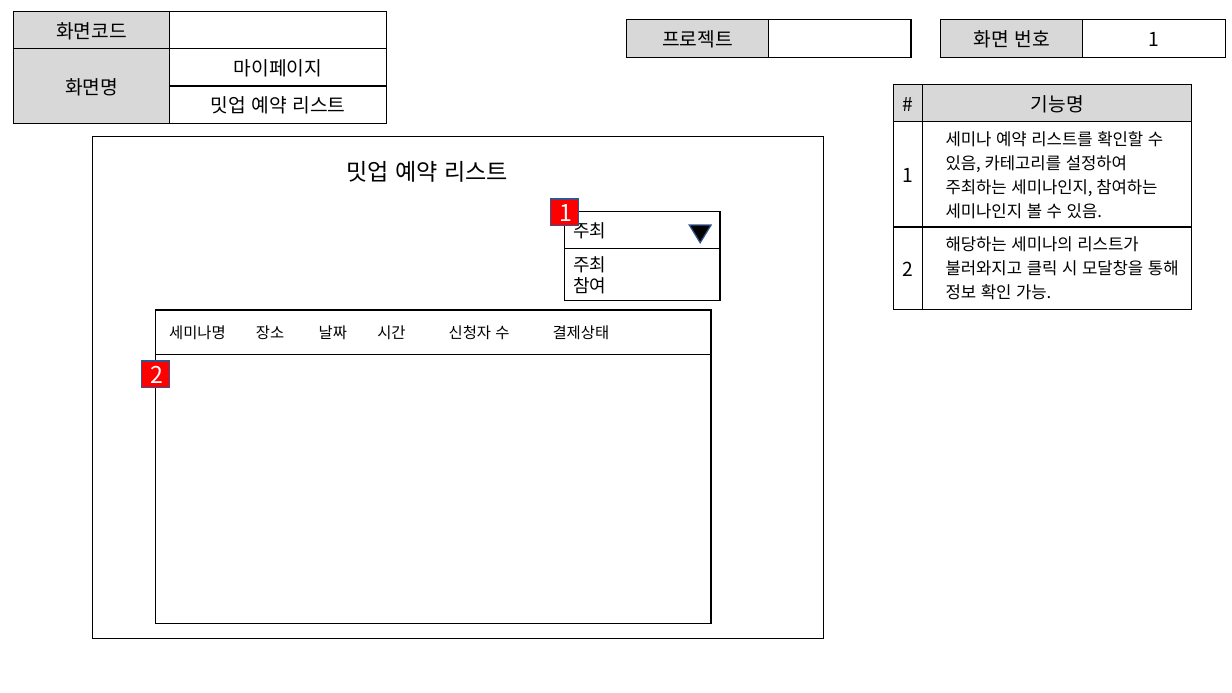
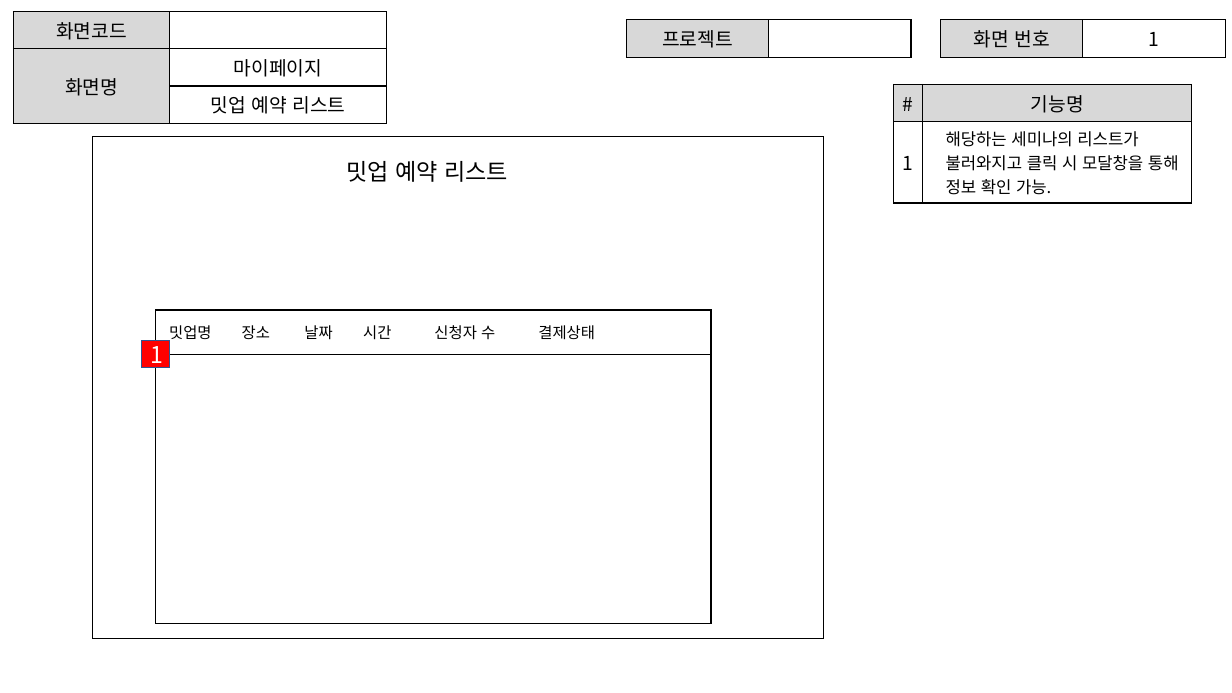
Before and after one commit to ezenteam2/e-Zone, a slide deck: slide 5 of gr2_lhj/마이페이지.pptx. Drawn at 1232x693 pixels with LibreOffice and Linux fonts; fonts in the diff are those of the drawing. Boxes give left, top, right and bottom in pixels: in the first picture for what was removed or moved away, otherwise in the second. Text is boxed around its words. In the diff, an @@ line names an element or a change of style, - is before the commit and + after.

```diff
--- a/gr2_lhj/마이페이지.pptx
+++ b/gr2_lhj/마이페이지.pptx
@@ table at [894,85,1192,199] @@
-row 2: 1 | 세미나 예약 리스트를 확인할 수 있음, 카테고리를 설정하여 주최하는 세미나인지, 참여하는 세미나인지 볼 수 있음.
-row 3: 2 | 해당하는 세미나의 리스트가 불러와지고 클릭 시 모달창을 통해 정보 확인 가능.
+row 2: 1 | 해당하는 세미나의 리스트가 불러와지고 클릭 시 모달창을 통해 정보 확인 가능.
@@ rectangle removed at [565,212,721,249] @@
-주최
@@ triangle removed at [689,226,712,243] @@
@@ rectangle removed at [565,249,721,300] @@
-주최
-참여
@@ text in rectangle at [169,325,595,343]: text changed @@
-세미나명 장소 날짜 시간 신청자 수 결제상태
+밋업명 장소 날짜 시간 신청자 수 결제상태
@@ rectangle "1": place and size @@
-rectangle "1" at [551,199,579,226]
+rectangle "1" at [141,341,169,368]
@@ rectangle removed at [141,361,169,388] @@
-2
```
Also in this commit, not shown: 7 other slides changed, 1 slide removed.
